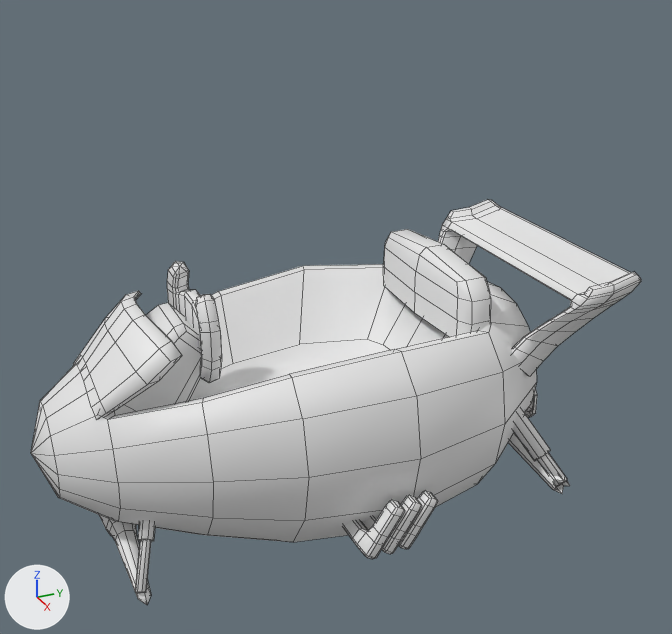
The FBX model assets/modelos/players/player2_1.fbx: old version first, new version second.
One viewpoint serves both versions: a camera (50 mm lens) standing at (2.339, -0.943, 1.493) and looking at (0.034, 0.094, 0.341). The axes (+X, +Y, +Z) are drawn at lower left. The lights are the same throughout. Mesh edges are drawn as thin lines. Where no turn or scale is listed for an object, it has been applied to the vertices.

The first picture shows 'Avocarro_Cube.012'.
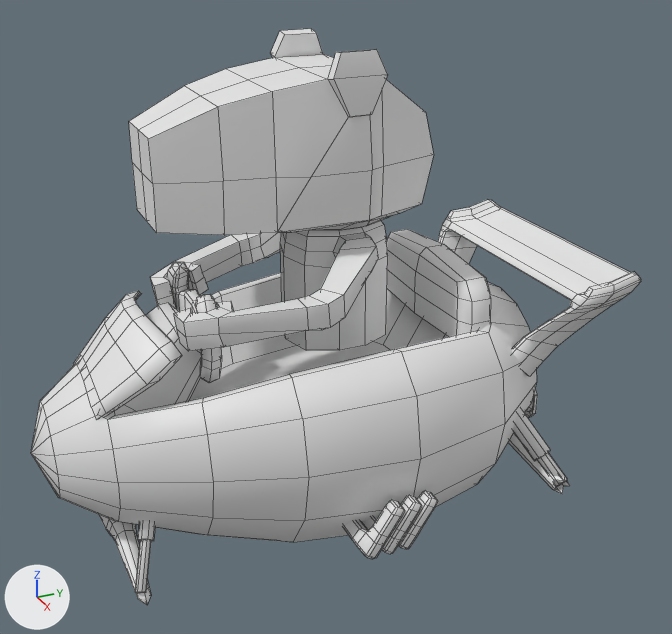
Location of each change, (x1, y1, x2, y2) in pixels of the pictures (672 x 634 px):
'Avocarro_Cube.012', reshaped (42% taller): before (31, 200, 641, 605); after (31, 29, 641, 605)
part 1 of me_avocarro_cube_012, added: after (129, 29, 434, 351)

The edits, one by one:
Material 'Default OBJ' (mat_default_obj) is new.
Its base color is (0.8, 0.8, 0.8) (white #e7e7e7).
me_avocarro_cube_012 is used by ob_avocarro_cube_012; location (0.0, 0.0, 0.0).
me_avocarro_cube_012 had 1332 vertices, 1240 faces and spanned x -0.51..0.51, y -0.81..0.92, z -0.38..0.53.
me_avocarro_cube_012 now has 1594 vertices, 1500 faces and spans x -0.51..0.51, y -0.81..0.92, z -0.38..1.14.
me_avocarro_cube_012 part 1: a new loose piece of 262 vertices spanning x -0.32..0.32, y -0.44..0.34, z 0.28..1.14, in mat_default_obj (white #e7e7e7).
me_avocarro_cube_012 now uses material mat_default_obj (white #e7e7e7).
